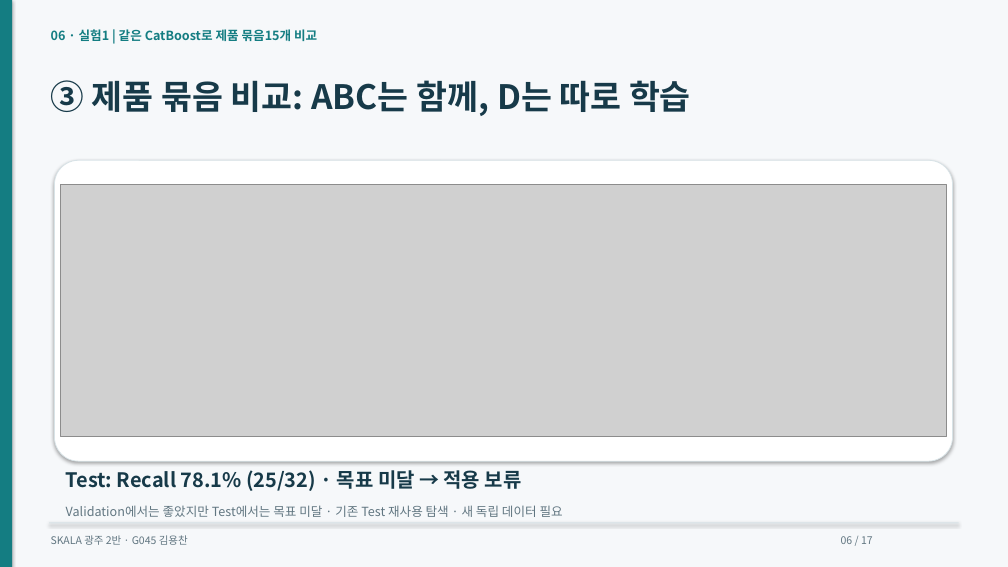
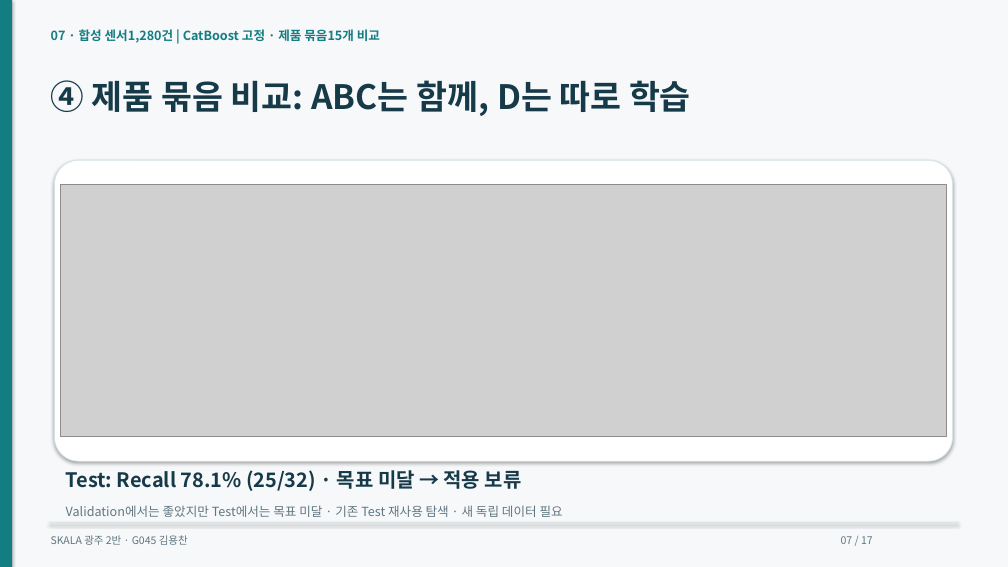
Before and after one commit to dragonchan95/Semiconductor-AI-Agent, a slide deck: slide 7 of docs/G045_Semiconductor_Agent.pptx (slide 6 before the commit). Drawn at 1008x567 pixels with LibreOffice and Linux fonts; fonts in the diff are those of the drawing; grey boxes stand for pictures. Boxes give left, top, right and bottom in pixels: in the first picture for what was removed or moved away, otherwise in the second. Text is boxed around its words. In the diff, an @@ line names an element or a change of style, - is before the commit and + after.

```diff
--- a/docs/G045_Semiconductor_Agent.pptx
+++ b/docs/G045_Semiconductor_Agent.pptx
@@ text at (x1=51, y1=27, x2=380, y2=44): text changed @@
-06 · 실험1 | 같은 CatBoost로 제품 묶음15개 비교
+07 · 합성 센서1,280건 | CatBoost 고정 · 제품 묶음15개 비교
@@ text at (x1=51, y1=80, x2=691, y2=116): text changed @@
-③ 제품 묶음 비교: ABC는 함께, D는 따로 학습
+④ 제품 묶음 비교: ABC는 함께, D는 따로 학습
@@ text at (x1=841, y1=536, x2=873, y2=544): text changed @@
-06 / 17
+07 / 17
```
Also in this commit, not shown: 13 other slides changed, 1 slide added, 1 slide removed, 15 other files.
